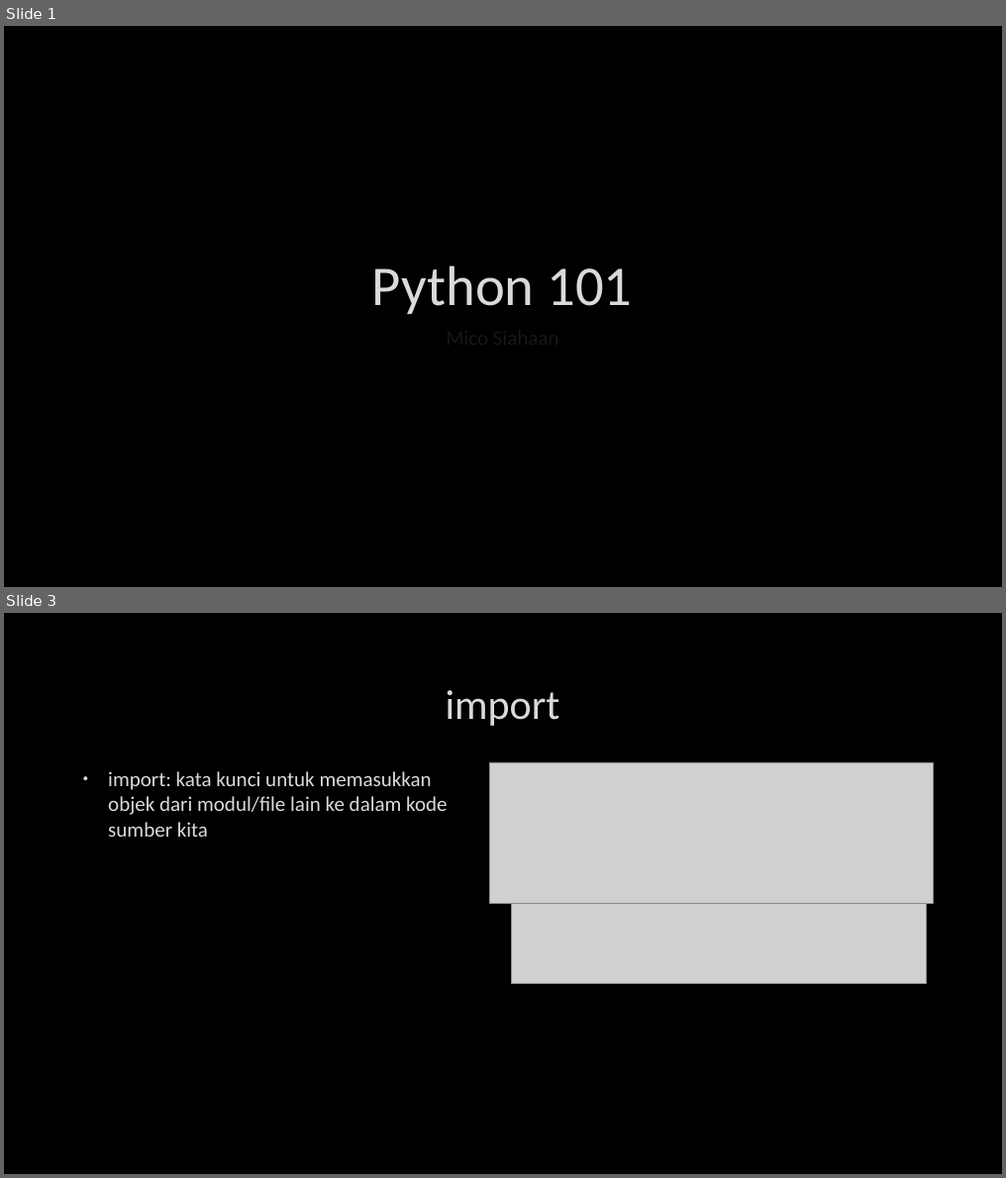
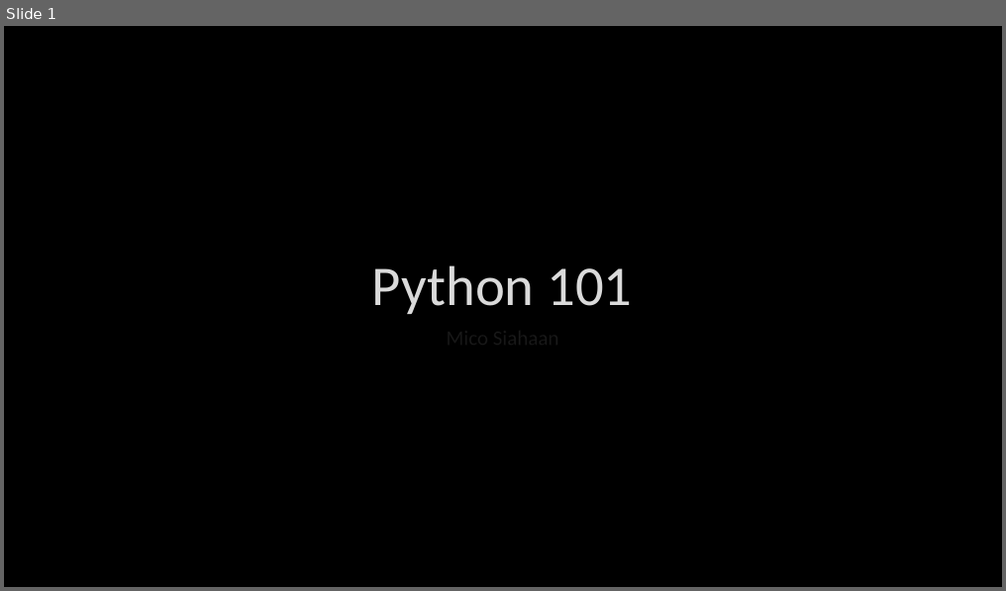
Before and after one commit to msiahaan/Python101, a slide deck: Python101_03_Fungsi-Import.pptx. Shown one above the other, each under a label of ours: slides 1 and 3 before the commit, slide 1 after it; the slides between them are not shown. The pictures are 1006x1178 and 1006x591 pixels, drawn with LibreOffice and Linux fonts; fonts in the diff are those of the drawing; grey boxes stand for pictures; background and template pictures are left out. Boxes give left, top, right and bottom in pixels: in the first picture for what was removed or moved away, otherwise in the second. Text is boxed around its words. In the diff, an @@ line names an element or a change of style, - is before the commit and + after.

```diff
--- a/Python101_03_Fungsi-Import.pptx
+++ b/Python101_03_Fungsi-Import.pptx
@@ slide 3 removed at <box>4,613,1002,1174</box>, background picture (left out) @@
@@ title removed at <box>446,690,560,726</box> @@
-import
@@ text removed at <box>108,771,447,837</box> @@
-• import: kata kunci untuk memasukkan objek dari modul/file lain ke dalam kode sumber kita
@@ picture removed at <box>490,762,934,904</box> @@
@@ picture removed at <box>512,859,927,983</box> @@
```
Also in this commit, not shown: 3 slides changed, 1 slide added, 2 other files.
